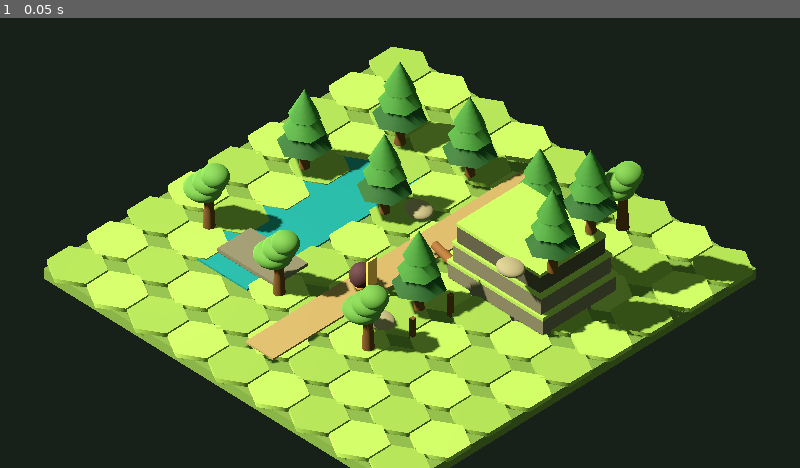
Above: before the commit, frame 1.
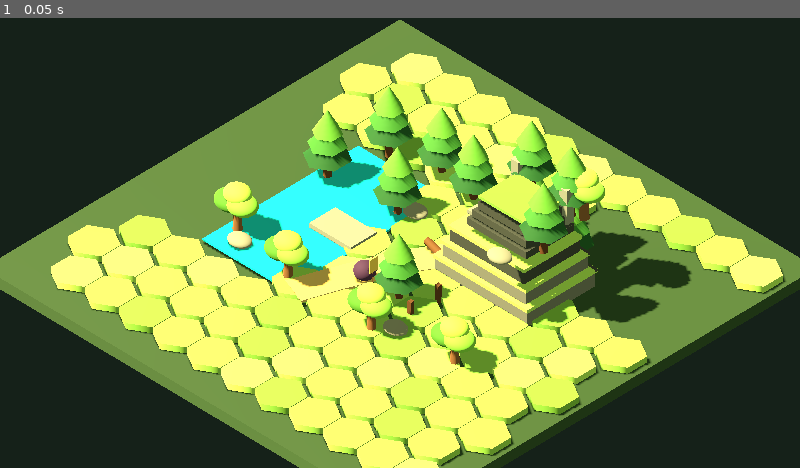
Above: after the commit, the same moment.

Repository: nikkilea324-png/Shattered-Realms-Reborn-Foundation-1.0
Game: Godot game, scene res://scenes/rendering_proof.tscn
Same seed, same stepped clock (60 frames per second), same inputs: the game is played once before the commit and once after it.
Inputs:
- Up to frame 1 (0.05 s): no input

The runs differ from the first frame. In frame 1, 54% of the frame differs, in the area x 0-100%, y 0-100%.

Commit message:
Tune rendering proof toward modular 2.5D visual target

Diff:
--- a/scripts/rendering_proof.gd
+++ b/scripts/rendering_proof.gd
@@ -1,10 +1,13 @@
 extends Node3D
 
 # Shattered Realms: Reborn — Rendering Proof
-# Procedural stand-in scene used to lock the camera, lighting, terrain,
-# elevation, vegetation, props, water, and unit readability before production art.
+# Showcase pass: locks the chunky modular 2.5D visual language before production art.
+# This is intentionally procedural. Production assets must replace these stand-ins
+# without changing the camera, scale, lighting, or gameplay-facing composition.
 
 const TILE_SIZE := 3.6
+const TILE_SPACING := 0.86
+const BOARD_RADIUS := 5
 
 var materials: Dictionary = {}
 
@@ -14,9 +17,9 @@
 	_build_camera()
 	_build_lighting()
 	_build_ground()
+	_build_water()
 	_build_path()
-	_build_cliff_and_shore()
-	_build_water()
+	_build_cliffs()
 	_build_forest()
 	_build_props()
 	_build_test_unit()
@@ -40,32 +43,45 @@
 	return node
 
 func _build_material_library() -> void:
-	mat("ground", Color("#4f6635"))
-	mat("grass_a", Color("#627a3d"))
-	mat("grass_b", Color("#718847"))
-	mat("path", Color("#78664b"))
-	mat("stone", Color("#56534d"))
-	mat("stone_dark", Color("#403e3a"))
-	mat("water", Color("#1f6873"), 0.3)
-	mat("trunk", Color("#503923"))
-	mat("pine_dark", Color("#21452a"))
-	mat("pine_mid", Color("#315f31"))
-	mat("leaf", Color("#466d38"))
-	mat("rock", Color("#70695c"))
-	mat("log", Color("#68462c"))
-	mat("unit_body", Color("#9a7646"))
-	mat("unit_cloak", Color("#3c2631"))
-	mat("banner", Color("#b48b4b"))
+	# Bright grass tops + darker vertical faces are deliberate: they sell the
+	# miniature-board look from the strategic camera.
+	mat("ground", Color("#34482d"))
+	mat("grass_a", Color("#83a84a"))
+	mat("grass_b", Color("#9bbd55"))
+	mat("grass_c", Color("#6f963e"))
+	mat("grass_edge", Color("#4e7135"))
+	mat("path", Color("#c19a5a"))
+	mat("path_edge", Color("#87663e"))
+	mat("stone", Color("#66645b"))
+	mat("stone_dark", Color("#3e403a"))
+	mat("stone_top", Color("#7c796c"))
+	mat("water", Color("#20a9ad"), 0.24)
+	mat("water_dark", Color("#16777f"), 0.32)
+	mat("trunk", Color("#593a24"))
+	mat("trunk_light", Color("#765032"))
+	mat("pine_dark", Color("#28522c"))
+	mat("pine_mid", Color("#3f7434"))
+	mat("pine_light", Color("#5d913b"))
+	mat("leaf_dark", Color("#4c792f"))
+	mat("leaf", Color("#75a840"))
+	mat("leaf_light", Color("#93c34b"))
+	mat("rock", Color("#817c6b"))
+	mat("rock_dark", Color("#5b584e"))
+	mat("log", Color("#6f492b"))
+	mat("unit_body", Color("#b58a4e"))
+	mat("unit_cloak", Color("#493047"))
+	mat("banner", Color("#d4a84d"))
+	mat("banner_dark", Color("#6e3b32"))
 
 func _build_environment() -> void:
 	var world := WorldEnvironment.new()
 	world.name = "WorldEnvironment"
 	var environment := Environment.new()
 	environment.background_mode = Environment.BG_COLOR
-	environment.background_color = Color("#172019")
+	environment.background_color = Color("#152119")
 	environment.ambient_light_source = Environment.AMBIENT_SOURCE_COLOR
-	environment.ambient_light_color = Color("#91a37e")
-	environment.ambient_light_energy = 0.72
+	environment.ambient_light_color = Color("#a4b68f")
+	environment.ambient_light_energy = 0.82
 	environment.tonemap_mode = Environment.TONE_MAPPER_FILMIC
 	world.environment = environment
 	add_child(world)
@@ -73,98 +89,160 @@
 func _build_camera() -> void:
 	var camera := Camera3D.new()
 	camera.name = "StrategicCamera"
-	camera.position = Vector3(20, 24, 20)
-	camera.look_at_from_position(camera.position, Vector3(0, 1.8, 0))
+	camera.position = Vector3(22, 25, 22)
+	camera.look_at_from_position(camera.position, Vector3(0, 1.9, 0))
 	camera.projection = Camera3D.PROJECTION_ORTHOGONAL
-	camera.size = 25.0
+	camera.size = 29.0
 	camera.near = 0.1
-	camera.far = 120.0
+	camera.far = 140.0
 	camera.current = true
 	add_child(camera)
 
 func _build_lighting() -> void:
 	var sun := DirectionalLight3D.new()
 	sun.name = "Sun"
-	sun.rotation_degrees = Vector3(-52, -32, 0)
-	sun.light_energy = 1.2
-	sun.light_color = Color("#fff0cf")
+	sun.rotation_degrees = Vector3(-54, -34, 0)
+	sun.light_energy = 1.35
+	sun.light_color = Color("#ffe9bb")
 	sun.shadow_enabled = true
-	sun.directional_shadow_max_distance = 80.0
+	sun.directional_shadow_max_distance = 95.0
 	add_child(sun)
 
 	var fill := OmniLight3D.new()
 	fill.name = "ForestFill"
-	fill.position = Vector3(-8, 9, 10)
-	fill.light_color = Color("#9db9a1")
-	fill.light_energy = 0.65
-	fill.omni_range = 32.0
+	fill.position = Vector3(-11, 11, 12)
+	fill.light_color = Color("#8fb7a0")
+	fill.light_energy = 0.52
+	fill.omni_range = 38.0
 	add_child(fill)
 
+func _hex_tile(grid_x: int, grid_z: int, y: float, material_key: String, scale := 1.0) -> void:
+	var tile := CylinderMesh.new()
+	tile.top_radius = TILE_SIZE * 0.49 * scale
+	tile.bottom_radius = TILE_SIZE * 0.49 * scale
+	tile.height = 0.48
+	tile.radial_segments = 6
+	tile.rings = 1
+	var px := grid_x * TILE_SIZE * TILE_SPACING
+	var pz := grid_z * TILE_SIZE * TILE_SPACING
+	if absi(grid_z) % 2 == 1:
+		px += TILE_SIZE * TILE_SPACING * 0.5
+	mesh_node(tile, materials[material_key], Vector3(px, y, pz))
+
 func _build_ground() -> void:
+	# Dark foundation gives every modular tile a readable underside.
 	var base := BoxMesh.new()
-	base.size = Vector3(28.0, 0.7, 28.0)
-	mesh_node(base, materials["ground"], Vector3(0, -0.35, 0))
-
-	# Modular hex plates are the visual language test; production tiles will replace these.
-	for x in range(-4, 5):
-		for z in range(-4, 5):
-			if x == -2 and z >= -1 and z <= 2:
+	base.size = Vector3(38.0, 0.9, 38.0)
+	mesh_node(base, materials["ground"], Vector3(0, -0.55, 0))
+
+	for x in range(-BOARD_RADIUS, BOARD_RADIUS + 1):
+		for z in range(-BOARD_RADIUS, BOARD_RADIUS + 1):
+			# Carve the pond, path, and cliff footprint out of the board.
+			if (x <= -2 and z >= -2 and z <= 2):
 				continue
-			var tile := CylinderMesh.new()
-			tile.top_radius = TILE_SIZE * 0.49
-			tile.bottom_radius = TILE_SIZE * 0.49
-			tile.height = 0.28
-			tile.radial_segments = 6
-			var key := "grass_a" if (x + z) % 2 == 0 else "grass_b"
-			mesh_node(tile, materials[key], Vector3(x * TILE_SIZE * 0.88, 0.12, z * TILE_SIZE * 0.88))
+			if (x >= 2 and z <= -2 and z >= -4):
+				continue
+			var key := "grass_a"
+			if (x + z) % 5 == 0:
+				key = "grass_b"
+			elif (x - z) % 4 == 0:
+				key = "grass_c"
+			_hex_tile(x, z, 0.22, key)
+
+func _build_water() -> void:
+	# A broad, simple pond reads like the reference while remaining a clean
+	# production-replacement target for a proper water shader later.
+	var pond := BoxMesh.new()
+	pond.size = Vector3(7.8, 0.16, 14.2)
+	var water_mat: StandardMaterial3D = materials["water"]
+	water_mat.metallic_specular = 0.42
+	mesh_node(pond, water_mat, Vector3(-7.0, 0.19, 0.0))
+
+	# Raised stone crossing.
+	var bridge := BoxMesh.new()
+	bridge.size = Vector3(3.8, 0.42, 2.4)
+	mesh_node(bridge, materials["stone_top"], Vector3(-5.0, 0.42, 0.2))
+
+	# Small waterfall lip on the high terrain.
+	var fall := BoxMesh.new()
+	fall.size = Vector3(1.5, 4.2, 0.16)
+	mesh_node(fall, materials["water_dark"], Vector3(4.0, 2.25, -4.4))
+
+	var lip := BoxMesh.new()
+	lip.size = Vector3(2.2, 0.3, 1.5)
+	mesh_node(lip, materials["stone_top"], Vector3(4.0, 4.25, -4.0))
 
 func _build_path() -> void:
-	for z in range(-5, 6):
-		var tile := BoxMesh.new()
-		tile.size = Vector3(2.2, 0.12, 3.1)
-		mesh_node(tile, materials["path"], Vector3(0, 0.32, z * 1.9))
-
-func _build_cliff_and_shore() -> void:
-	# Stepped cliff demonstrates elevation transitions and layered grass caps.
+	# Broad warm path broken into chunky slabs, with a slight bend toward the
+	# elevated objective area.
+	var points := [
+		Vector3(-2.5, 0.42, 7.0),
+		Vector3(-1.5, 0.42, 4.2),
+		Vector3(-0.5, 0.42, 1.7),
+		Vector3(0.6, 0.42, -0.7),
+		Vector3(2.0, 0.42, -3.0),
+		Vector3(3.7, 0.42, -5.0)
+	]
+	for i in range(points.size() - 1):
+		var a: Vector3 = points[i]
+		var b: Vector3 = points[i + 1]
+		var center := (a + b) * 0.5
+		var slab := BoxMesh.new()
+		slab.size = Vector3(2.45, 0.16, a.distance_to(b) + 0.35)
+		var node := mesh_node(slab, materials["path"], center)
+		node.look_at(b, Vector3.UP)
+
+func _build_cliffs() -> void:
+	# Three stepped elevation tiers. The top grass caps deliberately overhang
+	# the stone, creating the strong layered silhouette from the target image.
 	for i in range(3):
+		var width := 8.4 - i * 0.85
+		var depth := 6.2 - i * 0.55
+		var height := 1.25
+		var y := 0.85 + i * height
 		var rock := BoxMesh.new()
-		rock.size = Vector3(7.4 - i * 0.45, 1.35, 5.8 - i * 0.35)
+		rock.size = Vector3(width, height, depth)
 		mesh_node(rock, materials["stone"] if i < 2 else materials["stone_dark"],
-			Vector3(6.4, 0.68 + i * 1.35, -4.0 + i * 0.05))
+			Vector3(6.4, y, -4.1))
 
 		var cap := BoxMesh.new()
-		cap.size = Vector3(7.5 - i * 0.45, 0.22, 5.9 - i * 0.35)
-		mesh_node(cap, materials["grass_b"], Vector3(6.4, 1.4 + i * 1.35, -4.0 + i * 0.05))
-
-	# A small exposed rock shelf makes the shoreline readable.
-	var shelf := BoxMesh.new()
-	shelf.size = Vector3(4.5, 0.65, 2.6)
-	mesh_node(shelf, materials["stone"], Vector3(-5.8, 0.15, 5.0))
-
-func _build_water() -> void:
-	var water := BoxMesh.new()
-	water.size = Vector3(5.0, 0.12, 14.0)
-	var water_mat: StandardMaterial3D = materials["water"]
-	water_mat.metallic_specular = 0.35
-	mesh_node(water, water_mat, Vector3(-7.0, 0.14, 0.5))
-
-	# Narrow waterfall test on the cliff face.
-	var fall := BoxMesh.new()
-	fall.size = Vector3(1.3, 3.8, 0.12)
-	mesh_node(fall, water_mat, Vector3(4.25, 1.95, -3.1))
+		cap.size = Vector3(width + 0.22, 0.26, depth + 0.22)
+		mesh_node(cap, materials["grass_b"], Vector3(6.4, y + height * 0.52, -4.1))
+
+	# Dark bands make each elevation level legible.
+	for i in range(2):
+		var band := BoxMesh.new()
+		band.size = Vector3(8.65 - i * 0.85, 0.18, 0.22)
+		mesh_node(band, materials["stone_dark"], Vector3(6.4, 1.55 + i * 1.25, -7.18 + i * 0.25))
+
+	# A compact ruined platform gives the scene a focal landmark.
+	for i in range(3):
+		var ruin := BoxMesh.new()
+		ruinsize(i, ruin)
+		mesh_node(ruin, materials["stone_dark"], Vector3(7.0, 5.0 + i * 0.65, -4.0))
+
+	var ruin_cap := BoxMesh.new()
+	ruin_cap.size = Vector3(4.2, 0.22, 3.5)
+	mesh_node(ruin_cap, materials["grass_c"], Vector3(7.0, 7.0, -4.0))
+
+func ruinsize(i: int, mesh: BoxMesh) -> void:
+	mesh.size = Vector3(5.4 - i * 0.55, 0.55, 4.4 - i * 0.45)
 
 func _build_forest() -> void:
 	var pines := [
-		Vector3(-8, 0, -8), Vector3(-3, 0, -8.5), Vector3(3, 0, -8),
-		Vector3(-10, 0, -2.5), Vector3(-4, 0, -2.8),
-		Vector3(3.5, 0, 2.0), Vector3(9.0, 4.3, -6.0), Vector3(10.0, 4.3, -2.0)
+		Vector3(-9, 0, -8), Vector3(-5, 0, -8.8), Vector3(-1.5, 0, -8.2),
+		Vector3(3.0, 0, -8.8), Vector3(7.5, 0, -8.0),
+		Vector3(-10, 0, -3.4), Vector3(-4.0, 0, -3.8),
+		Vector3(2.7, 0, 2.8), Vector3(8.8, 5.15, -6.8),
+		Vector3(10.3, 5.15, -2.8), Vector3(5.0, 5.15, -7.0)
 	]
 	for p in pines:
 		_pine(p)
 
 	var broadleaf := [
-		Vector3(-10, 0, 5), Vector3(-3, 0, 6.5), Vector3(4, 0, 6.5),
-		Vector3(10, 4.3, -7.5)
+		Vector3(-10.0, 0, 4.8), Vector3(-4.0, 0, 6.2),
+		Vector3(3.8, 0, 6.4), Vector3(9.6, 5.15, -7.2),
+		Vector3(10.2, 0, 5.2)
 	]
 	for p in broadleaf:
 		_broadleaf(p)
@@ -172,77 +250,121 @@
 func _pine(p: Vector3) -> void:
 	var trunk := CylinderMesh.new()
 	trunk.top_radius = 0.18
-	trunk.bottom_radius = 0.32
-	trunk.height = 2.8
-	mesh_node(trunk, materials["trunk"], p + Vector3(0, 1.4, 0))
+	trunk.bottom_radius = 0.30
+	trunk.height = 3.0
+	trunk.radial_segments = 6
+	mesh_node(trunk, materials["trunk"], p + Vector3(0, 1.5, 0))
 
 	for i in range(3):
 		var crown := CylinderMesh.new()
-		crown.top_radius = 0.0
-		crown.bottom_radius = 1.6 - i * 0.32
-		crown.height = 1.9
+		crown.top_radius = 0.04
+		crown.bottom_radius = 1.65 - i * 0.30
+		crown.height = 1.75
 		crown.radial_segments = 6
-		var key := "pine_dark" if i == 0 else "pine_mid"
-		mesh_node(crown, materials[key], p + Vector3(0, 2.8 + i * 1.0, 0))
+		var key := "pine_dark"
+		if i == 1:
+			key = "pine_mid"
+		elif i == 2:
+			key = "pine_light"
+		mesh_node(crown, materials[key], p + Vector3(0, 2.65 + i * 0.98, 0))
 
 func _broadleaf(p: Vector3) -> void:
 	var trunk := CylinderMesh.new()
-	trunk.top_radius = 0.24
-	trunk.bottom_radius = 0.38
-	trunk.height = 2.4
-	mesh_node(trunk, materials["trunk"], p + Vector3(0, 1.2, 0))
-
-	for i in range(3):
+	trunk.top_radius = 0.22
+	trunk.bottom_radius = 0.36
+	trunk.height = 2.55
+	trunk.radial_segments = 6
+	mesh_node(trunk, materials["trunk_light"], p + Vector3(0, 1.28, 0))
+
+	var offsets := [
+		Vector3(-0.55, 2.35, 0),
+		Vector3(0.55, 2.55, 0.12),
+		Vector3(0, 3.15, 0)
+	]
+	for i in range(offsets.size()):
 		var crown := SphereMesh.new()
-		crown.radius = 1.05 - i * 0.14
-		crown.height = 1.65
-		var node := mesh_node(crown, materials["leaf"], p + Vector3((i - 1) * 0.5, 2.65 + i * 0.7, 0))
-		node.scale = Vector3(1.1, 0.8, 1.0)
+		crown.radius = 1.08 - i * 0.10
+		crown.height = 1.6
+		var key := "leaf"
+		if i == 0:
+			key = "leaf_dark"
+		elif i == 2:
+			key = "leaf_light"
+		var node := mesh_node(crown, materials[key], p + offsets[i])
+		node.scale = Vector3(1.15, 0.82, 1.0)
 
 func _build_props() -> void:
-	for p in [Vector3(-2.5, 0.55, -4.0), Vector3(3.0, 0.55, 4.5), Vector3(8.7, 4.9, 0.0)]:
+	var rocks := [
+		Vector3(-3.0, 0.58, -4.4),
+		Vector3(2.8, 0.58, 4.8),
+		Vector3(-8.8, 0.58, 5.8),
+		Vector3(9.2, 5.75, 0.1),
+		Vector3(5.0, 0.55, 5.4)
+	]
+	for p in rocks:
 		var rock := SphereMesh.new()
 		rock.radius = 0.72
 		rock.height = 1.0
 		var node := mesh_node(rock, materials["rock"], p)
-		node.scale = Vector3(1.25, 0.8, 1.0)
-
+		node.scale = Vector3(1.25, 0.78, 1.0)
+
+	# Fallen log.
 	var log_mesh := CylinderMesh.new()
 	log_mesh.top_radius = 0.25
-	log_mesh.bottom_radius = 0.32
-	log_mesh.height = 3.2
-	var log_node := mesh_node(log_mesh, materials["log"], Vector3(2.2, 0.5, -2.0))
-	log_node.rotation_degrees = Vector3(0, 0, 72)
-
-	# Simple boundary posts test prop scale and silhouette.
-	for z in [-2.0, 1.0, 4.0]:
+	log_mesh.bottom_radius = 0.34
+	log_mesh.height = 3.4
+	log_mesh.radial_segments = 8
+	var log_node := mesh_node(log_mesh, materials["log"], Vector3(1.8, 0.52, -2.2))
+	log_node.rotation_degrees = Vector3(0, 0, 70)
+
+	# Small boundary posts around the elevated route.
+	for z in [-1.5, 1.0, 3.5]:
 		var post := BoxMesh.new()
-		post.size = Vector3(0.28, 1.5, 0.28)
-		mesh_node(post, materials["trunk"], Vector3(5.0, 0.75, z))
+		post.size = Vector3(0.32, 1.45, 0.32)
+		mesh_node(post, materials["trunk"], Vector3(4.5, 0.73, z))
+
+	# Two chunky gate pillars at the objective.
+	for x in [4.8, 9.2]:
+		var pillar := BoxMesh.new()
+		pillar.size = Vector3(0.7, 2.7, 0.7)
+		mesh_node(pillar, materials["stone_top"], Vector3(x, 6.7, -6.0))
 
 func _build_test_unit() -> void:
 	var root := Node3D.new()
 	root.name = "TestUnit"
-	root.position = Vector3(0, 0, 3)
+	root.position = Vector3(-0.2, 0.0, 3.0)
 	add_child(root)
 
-	var body := CapsuleMesh.new()
-	body.radius = 0.45
-	body.height = 1.7
-	mesh_node(body, materials["unit_body"], Vector3(0, 1.0, 0), root)
-
-	var cloak := SphereMesh.new()
-	cloak.radius = 0.72
-	cloak.height = 1.5
-	mesh_node(cloak, materials["unit_cloak"], Vector3(0, 1.2, 0), root)
-
-	var banner := BoxMesh.new()
-	banner.size = Vector3(0.12, 1.8, 0.7)
-	mesh_node(banner, materials["banner"], Vector3(0.75, 1.8, 0), root)
-
 	var base := CylinderMesh.new()
-	base.top_radius = 0.62
-	base.bottom_radius = 0.62
-	base.height = 0.12
+	base.top_radius = 0.68
+	base.bottom_radius = 0.68
+	base.height = 0.16
 	base.radial_segments = 8
 	mesh_node(base, materials["stone_dark"], Vector3(0, 0.08, 0), root)
+
+	var body := CapsuleMesh.new()
+	body.radius = 0.42
+	body.height = 1.65
+	body.radial_segments = 8
+	mesh_node(body, materials["unit_body"], Vector3(0, 1.0, 0), root)
+
+	var cloak := SphereMesh.new()
+	cloak.radius = 0.75
+	cloak.height = 1.55
+	var cloak_node := mesh_node(cloak, materials["unit_cloak"], Vector3(0, 1.18, 0), root)
+	cloak_node.scale = Vector3(1.0, 0.85, 1.0)
+
+	var banner_pole := CylinderMesh.new()
+	banner_pole.top_radius = 0.035
+	banner_pole.bottom_radius = 0.05
+	banner_pole.height = 2.5
+	banner_pole.radial_segments = 6
+	mesh_node(banner_pole, materials["trunk"], Vector3(0.72, 1.45, 0), root)
+
+	var banner := BoxMesh.new()
+	banner.size = Vector3(0.10, 1.05, 0.72)
+	mesh_node(banner, materials["banner"], Vector3(0.75, 2.0, 0), root)
+
+	var banner_mark := BoxMesh.new()
+	banner_mark.size = Vector3(0.06, 0.35, 0.35)
+	mesh_node(banner_mark, materials["banner_dark"], Vector3(0.72, 2.0, 0), root)
